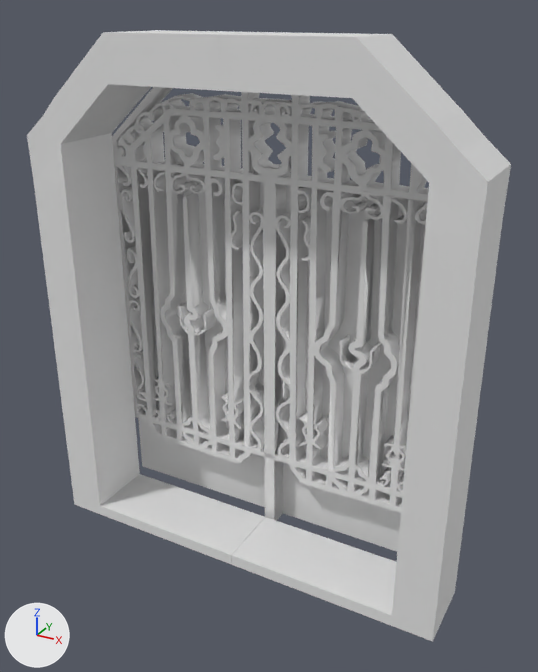
One commit to the FBX model Assets/Art/Models/MetalDoor.fbx: the scene before it, then after it.
Rendered twice from a 50 mm lens placed at (3.21, -5.52, 5.14), pointed at (0.12, 0.1, 2.33). Every picture has the same lights, and +X, +Y and +Z are marked at lower left. Vertices at the same position are counted once.

In view in the first picture: 'DoorFrame', 'DoorPanel', 'DoorPattern'.
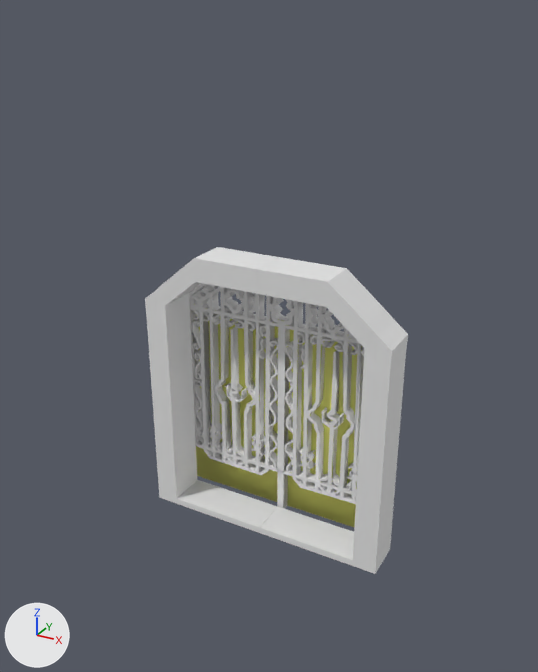
Where the change shows, as pixel boxes (x1, y1, x2, y2) in the pictures (538 x 672 px):
'DoorFrame', moved, rescaled (46% narrower, 46% shorter)
    before: (27, 30, 511, 642)
    after: (145, 247, 408, 574)
'DoorPattern', moved, rescaled (44% narrower, 48% shorter)
    before: (112, 87, 429, 521)
    after: (189, 283, 365, 509)
'DoorPanel', reshaped, moved, rescaled (43% narrower, 40% shorter)
    before: (131, 177, 428, 552)
    after: (194, 304, 362, 527)
part 1 of me_plane, built on (yellow)
    after: (194, 304, 362, 527)
part 2 of me_plane, recoloured
    before: (131, 177, 428, 552)

The change in detail:
Material 'Material.010' (mat_material_010) is new.
Its base color is (0.791, 0.8, 0.167) (yellow #e6e772).
me_plane is used by ob_doorpanel; location (0.0, 0.94, 0.0); rotation (1.571, 0.0, -3.14), in degrees (90, 0, -180); scale (1.87, 1.87, 1.87).
Verts and faces of me_plane; kept vertices keep their numbers, new ones are numbered from 4.
Before the commit, vertices of me_plane: 0 (-1.0, 0.01, -0.23), 1 (1.0, 0.01, -0.23) at pixel (142, 466), 2 (-1.0, 2.01, -0.23), 3 (1.0, 2.01, -0.23).
me_plane had 4 vertices, 1 face and spanned x -1.0..1.0, y 0.01..2.01, z -0.23.
me_plane now has 8 vertices, 6 faces and spans x -1.0..1.0, y 0.01..2.01, z -0.27..-0.23.
Part 1, on me_plane:
Faces deleted: (0, 1, 3, 2).
New vertices 4 to 7 stand at vertices 0 to 3, in that order, plus (0.0, 0.0, -0.04).
New faces: (0, 2, 3, 1), (4, 5, 7, 6), (2, 6, 7, 3), (0, 1, 5, 4), (0, 4, 6, 2), (1, 3, 7, 5).
me_plane part 2: 1 face spanning x -1.0..1.0, y 0.01..2.01, z -0.23 switches from no material to mat_material_010 (yellow #e6e772).
me_plane part 3: the surface is now shaded smooth.
me_plane now uses material mat_material_010 (yellow #e6e772).
Object 'DoorPanel' (ob_doorpanel) moves from (0.0, 0.94, 0.0) to (0.0, 0.96, 0.0).
Object 'DoorPanel' (ob_doorpanel) is rescaled from (1.87, 1.87, 1.87) to (1.18, 1.12, 1.12).
Object 'DoorPattern' (ob_doorpattern) is rescaled from (73.3, 67.4, 100.0) to (46.4, 40.3, 59.7).
Object 'DoorFrame' (ob_doorframe) is rescaled from (2.08, 0.351, 2.44) to (1.32, 0.209, 1.46).
